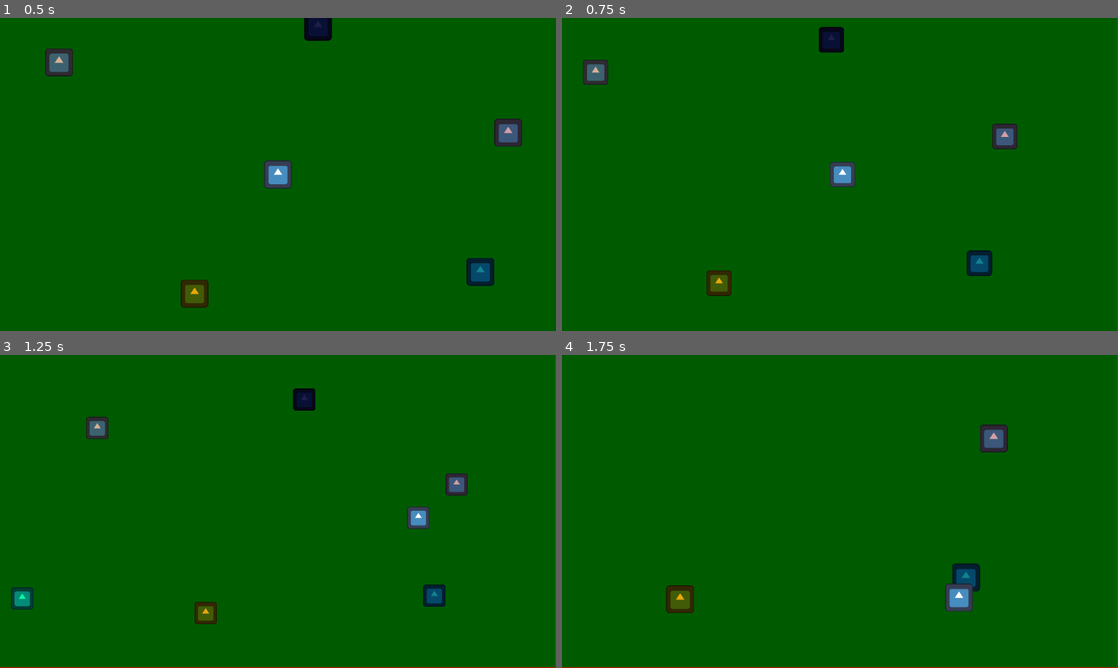
Above: before the commit, frames 1-4 (two rows, left to right).
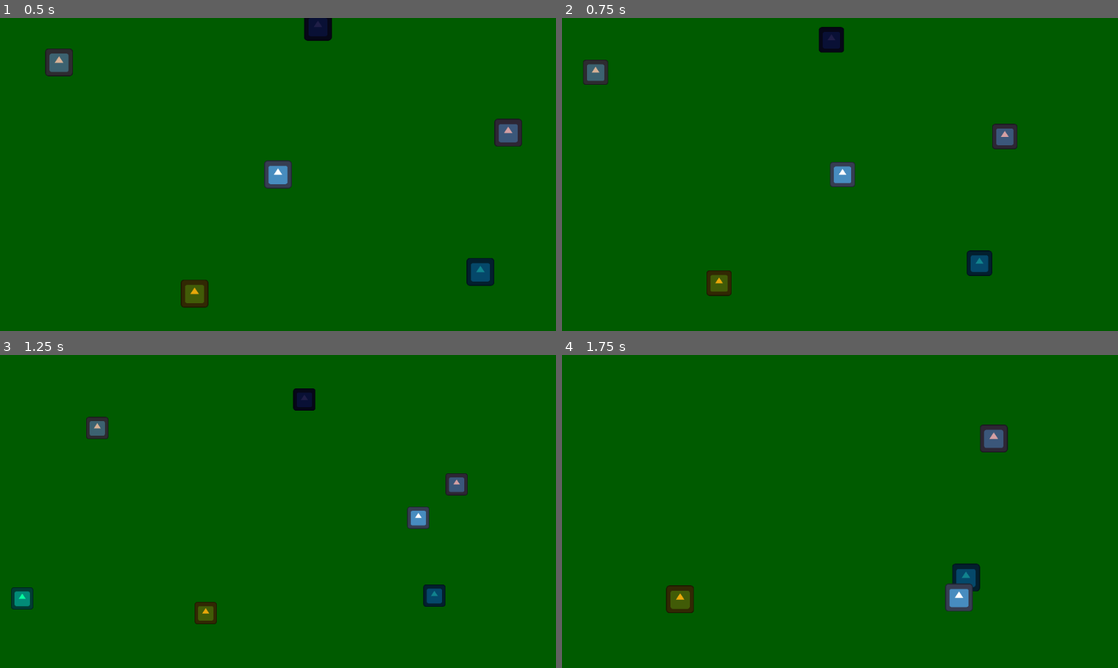
Above: after the commit, the same moments.

Repository: AlmostBiley/CameraBoundsDemo
Game: Godot game, scene res://main.tscn
Same seed, same stepped clock (60 frames per second), same inputs: the game is played once before the commit and once after it. The engine's default icon, where the game draws it, is replaced by a stand-in: a white triangle on a blue panel in a dark square.
Inputs (mouse positions are in pixels of both pictures, inside the frame that each line leads up to):
- Up to frame 1 (0.5 s): no input
- Up to frame 2 (0.75 s): tap Enter at 0.5 s; move the mouse to (962, 158) at 0.52 s; hold D (move_right) from 0.53 s (still down); tap Mouse wheel up (zoom_in) at 0.6 s
- Up to frame 3 (1.25 s): keep holding D (move_right)
- Up to frame 4 (1.75 s): move the mouse to (728, 527) at 1.27 s; release D (move_right) at 1.28 s; hold S (move_down) from 1.28 s (still down); tap Mouse wheel down (zoom_out) at 1.35 s

Frame 1 is identical in both runs. In frame 2, 0.1% of the frame differs, in the area x 99-100%, y 0-100%; in frame 3, 0.3%, in the area x 0-100%, y 0-100%; in frame 4, 0.3%.

Commit message:
Fixed window resizing. Removed unnecessary complications

Diff:
--- a/camera.gd
+++ b/camera.gd
@@ -1,7 +1,6 @@
 extends Camera2D
 
 const SPEED = 0.2
-const SMOOTH_SPEED = 0.001
 const ZOOM_BOUND_MIN = 0.2
 const ZOOM_BOUND_MAX = 5.0
 
@@ -9,12 +8,9 @@
 
 var zoom_target : float = 1.0
 var zoom_tween : Tween
-var max_zoom : float = INF
 
-# Called when the node enters the scene tree for the first time.
 func _ready() -> void:
 	set_bounds(bounds)
-	get_viewport().size_changed.connect(update_bounds)
 
 func _process(delta: float) -> void:
 	var dir : float = 0.0
@@ -24,7 +20,6 @@
 		dir = 1.0
 	if dir != 0.0:
 		set_zoom_target(zoom_target + dir * SPEED)
-
 
 func set_bounds(new_bounds : CameraBounds) -> void:
 	bounds = new_bounds
@@ -37,12 +32,13 @@
 		limit_right = bounds.right_bound
 		limit_top = bounds.top_bound
 		limit_bottom = bounds.bottom_bound
-	var max_camera_size := Vector2(limit_right - limit_left, limit_bottom - limit_top)
-	var max_zoom_vect := get_viewport_rect().size / max_camera_size
-	max_zoom = max(max_zoom_vect.x, max_zoom_vect.y)
+	if zoom.x < bounds.min_zoom:
+		if zoom_tween:
+			zoom_tween.kill()
+		zoom = Vector2(bounds.min_zoom, bounds.min_zoom)
 
 func set_zoom_target(value : float) -> void:
-	value = clampf(value, max(ZOOM_BOUND_MIN, max_zoom), ZOOM_BOUND_MAX)
+	value = clampf(value, max(ZOOM_BOUND_MIN, bounds.min_zoom), ZOOM_BOUND_MAX)
 	if zoom_target == value:
 		return
 	zoom_target = value
--- a/camera_bounds.gd
+++ b/camera_bounds.gd
@@ -1,6 +1,6 @@
 class_name CameraBounds
 
-extends Node2D
+extends ReferenceRect
 
 @onready var reference_rect: ReferenceRect = %ReferenceRect
 
@@ -14,23 +14,24 @@
 signal updated
 
 func _ready() -> void:
-	reference_rect.resized.connect(update)
+	resized.connect(update)
+	get_viewport().size_changed.connect(update)
 	update()
 
 func update() -> void:
-	if reference_rect.size.x >= 0:
-		left_bound = reference_rect.global_position.x
-		right_bound = left_bound + reference_rect.size.x
+	if size.x >= 0:
+		left_bound = global_position.x
+		right_bound = left_bound + size.x
 	else:
-		right_bound = reference_rect.global_position.x
-		left_bound = right_bound - reference_rect.size.x
+		right_bound = global_position.x
+		left_bound = right_bound - size.x
 
-	if reference_rect.size.y >= 0:
-		top_bound = reference_rect.global_position.y
-		bottom_bound = top_bound + reference_rect.size.y
+	if size.y >= 0:
+		top_bound = global_position.y
+		bottom_bound = top_bound + size.y
 	else:
-		bottom_bound = reference_rect.global_position.y
-		top_bound = bottom_bound - reference_rect.size.y
+		bottom_bound = global_position.y
+		top_bound = bottom_bound - size.y
 
 	var max_camera_size := Vector2(right_bound - left_bound, bottom_bound - top_bound)
 	var min_zoom_vect := get_viewport_rect().size / max_camera_size
--- a/camera_bounds.tscn
+++ b/camera_bounds.tscn
@@ -2,12 +2,9 @@
 
 [ext_resource type="Script" uid="uid://b5572ytx6u0l8" path="res://camera_bounds.gd" id="1_cwobg"]
 
-[node name="get_viewport_rect()_size" type="Node2D"]
-script = ExtResource("1_cwobg")
-
-[node name="ReferenceRect" type="ReferenceRect" parent="."]
-unique_name_in_owner = true
+[node name="CameraBounds" type="ReferenceRect"]
 offset_left = 56.0
 offset_top = 68.0
 offset_right = 1007.0
 offset_bottom = 542.0
+script = ExtResource("1_cwobg")
--- a/main.tscn
+++ b/main.tscn
@@ -24,9 +24,6 @@
 y_sort_enabled = true
 
 [node name="CameraBounds" parent="." instance=ExtResource("1_ig7tw")]
-
-[node name="ReferenceRect" parent="CameraBounds" index="0"]
-editor_only = false
 
 [node name="Ground" type="Polygon2D" parent="."]
 z_index = -1
